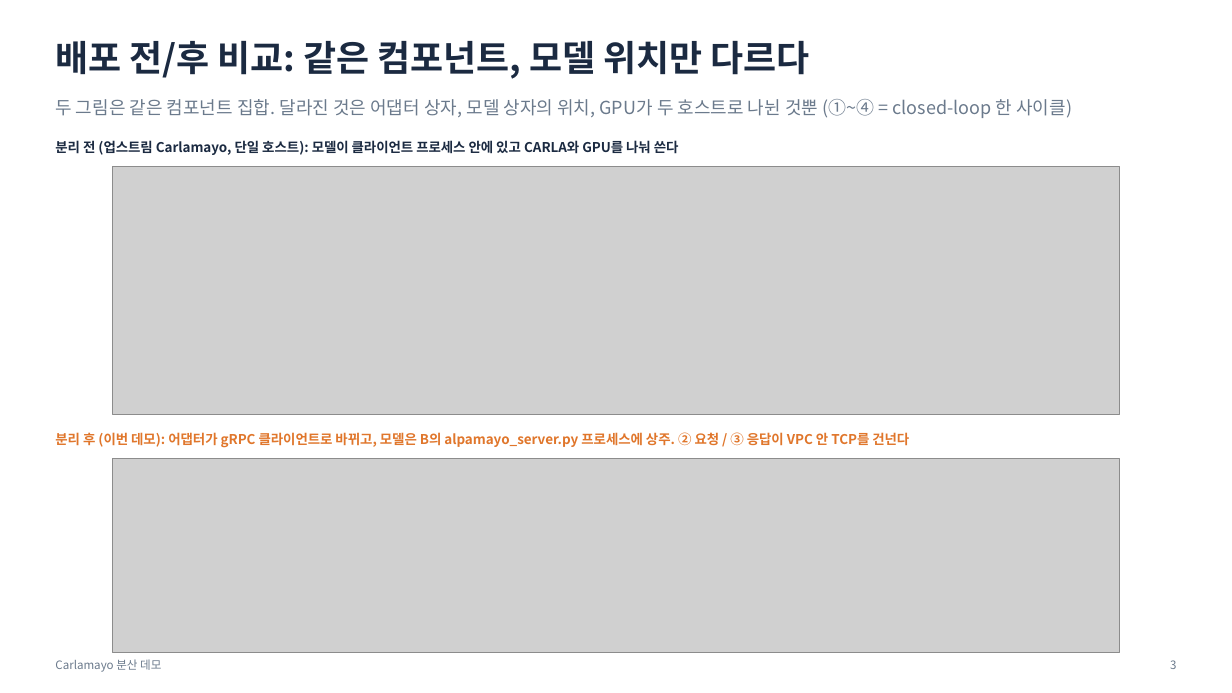
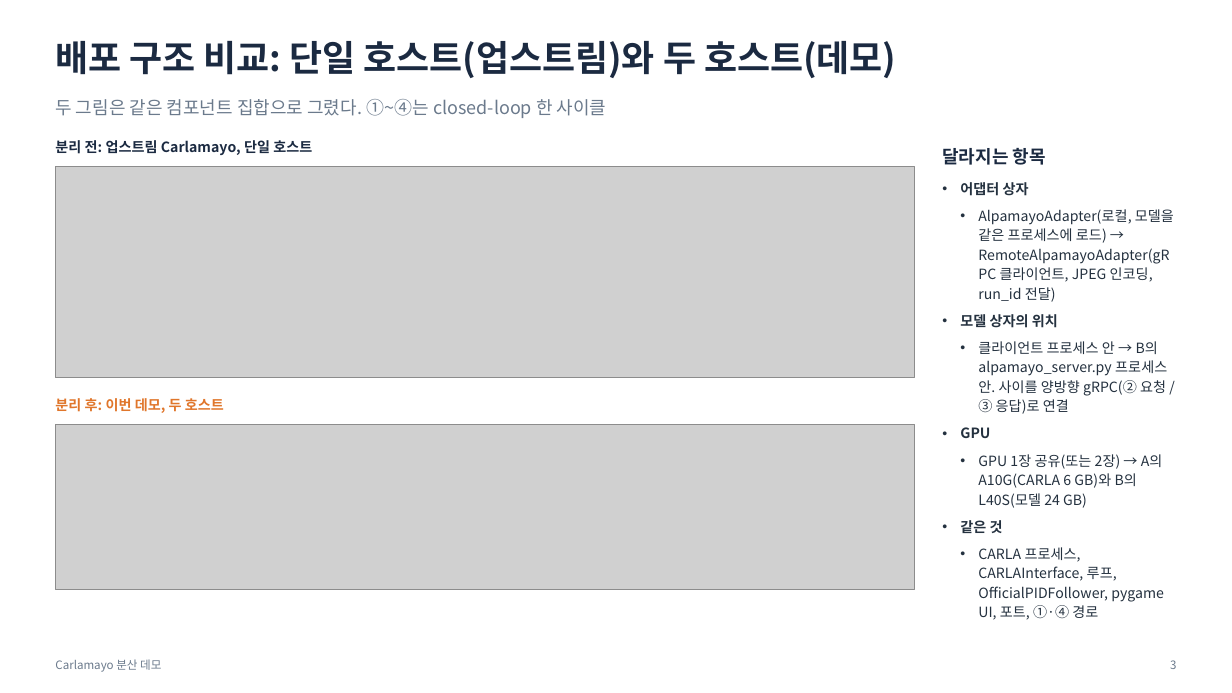
Before and after one commit to JwonMoon/carlamayo-my-distributed, a slide deck: slide 3 of docs/distributed/demo-overview-short.pptx. Drawn at 1232x693 pixels with LibreOffice and Linux fonts; fonts in the diff are those of the drawing; grey boxes stand for pictures. Boxes give left, top, right and bottom in pixels: in the first picture for what was removed or moved away, otherwise in the second. Text is boxed around its words. In the diff, an @@ line names an element or a change of style, - is before the commit and + after.

```diff
--- a/docs/distributed/demo-overview-short.pptx
+++ b/docs/distributed/demo-overview-short.pptx
@@ text at (55,41,896,78): text changed @@
-배포 전/후 비교: 같은 컴포넌트, 모델 위치만 다르다
+배포 구조 비교: 단일 호스트(업스트림)와 두 호스트(데모)
@@ text at (55,99,607,118): text changed @@
-두 그림은 같은 컴포넌트 집합. 달라진 것은 어댑터 상자, 모델 상자의 위치, GPU가 두 호스트로 나뉜 것뿐 (①~④ = closed-loop 한 사이클)
+두 그림은 같은 컴포넌트 집합으로 그렸다. ①~④는 closed-loop 한 사이클
@@ text at (55,140,312,155): text changed; size 10.5 to 11 pt @@
-분리 전 (업스트림 Carlamayo, 단일 호스트): 모델이 클라이언트 프로세스 안에 있고 CARLA와 GPU를 나눠 쓴다
+분리 전: 업스트림 Carlamayo, 단일 호스트
@@ text added at (942,148,1046,165), 14 pt, text #1B2A41, bold @@
+달라지는 항목
@@ picture: place and size @@
-picture at (113,166,1120,414)
+picture at (55,166,915,378)
@@ text added at (960,182,1174,620), 11 pt, text #24313F @@
+• 어댑터 상자
+  • AlpamayoAdapter(로컬, 모델을 같은 프로세스에 로드) → RemoteAlpamayoAdapter(gRPC 클라이언트, JPEG 인코딩, run_id 전달)
+• 모델 상자의 위치
+  • 클라이언트 프로세스 안 → B의 alpamayo_server.py 프로세스 안. 사이를 양방향 gRPC(② 요청 / ③ 응답)로 연결
+• GPU
+  • GPU 1장 공유(또는 2장) → A의 A10G(CARLA 6 GB)와 B의 L40S(모델 24 GB)
+• 같은 것
+  • CARLA 프로세스, CARLAInterface, 루프, OfficialPIDFollower, pygame UI, 포트, ①·④ 경로
@@ text at (55,398,224,413): text changed; size 10.5 to 11 pt @@
-분리 후 (이번 데모): 어댑터가 gRPC 클라이언트로 바뀌고, 모델은 B의 alpamayo_server.py 프로세스에 상주. ② 요청 / ③ 응답이 VPC 안 TCP를 건넌다
+분리 후: 이번 데모, 두 호스트
@@ picture: place and size @@
-picture at (113,458,1120,653)
+picture at (55,424,915,590)
```
Also in this commit, not shown: 6 other slides changed, 1 slide added, 7 other files.
